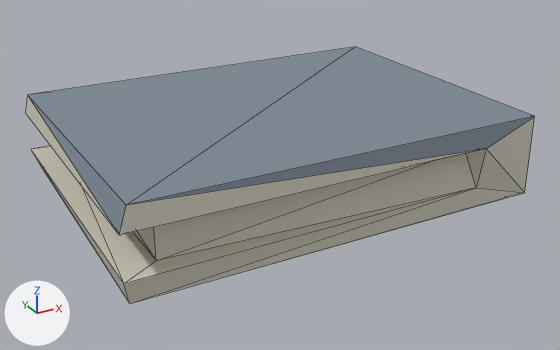
The glTF model s2/models/train_interior/tiny_book.glb: old version first, new version second.
Camera for both pictures: a camera (50 mm lens) standing at (-0.1002, -0.1883, 0.0962) and looking at (0.0009, -0.0046, 0.0044). Lighting does not change. The marker at lower left points along +X, +Y and +Z. The first picture is the older version. Mesh edges are drawn as thin lines. Vertices at exactly the same position are counted once.

Script lines for the objects in view, before the commit:
```python
me_tiny_book = bpy.data.meshes.new('tiny_book')
me_tiny_book.from_pydata(...)  # 23 vertices, 42 faces; spans x -0.06..0.06, y -0.045..0.045, z 0.0..0.025
me_tiny_book.materials.append(mat_defaultmaterial)
ob_tiny_book = bpy.data.objects.new('tiny_book', me_tiny_book)
ob_tiny_book.location = (0.0, 0.0, 0.0)
```
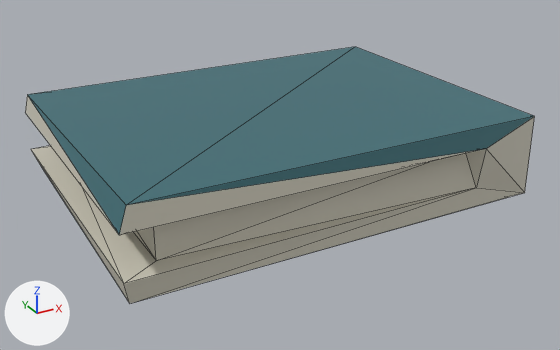
Where the change shows, as pixel boxes [x1, y1, x2, y2] in the pictures (560 x 350 px):
part 1 of me_tiny_book, recoloured (greyish blue to dark cyan)
    both: [28, 47, 534, 234]

The change in detail:
me_tiny_book has 23 vertices, 42 faces and spans x -0.06..0.06, y -0.045..0.045, z 0.0..0.025.
me_tiny_book is used by ob_tiny_book; location (0.0, 0.0, 0.0).
me_tiny_book part 1: 9 faces centred in x -0.0588..0.0585, y -0.0442..0.044, z 0.0007..0.0249 are repainted in the vertex colours; the middle colour goes from greyish blue #7c8995 to dark cyan #3d6e76.
